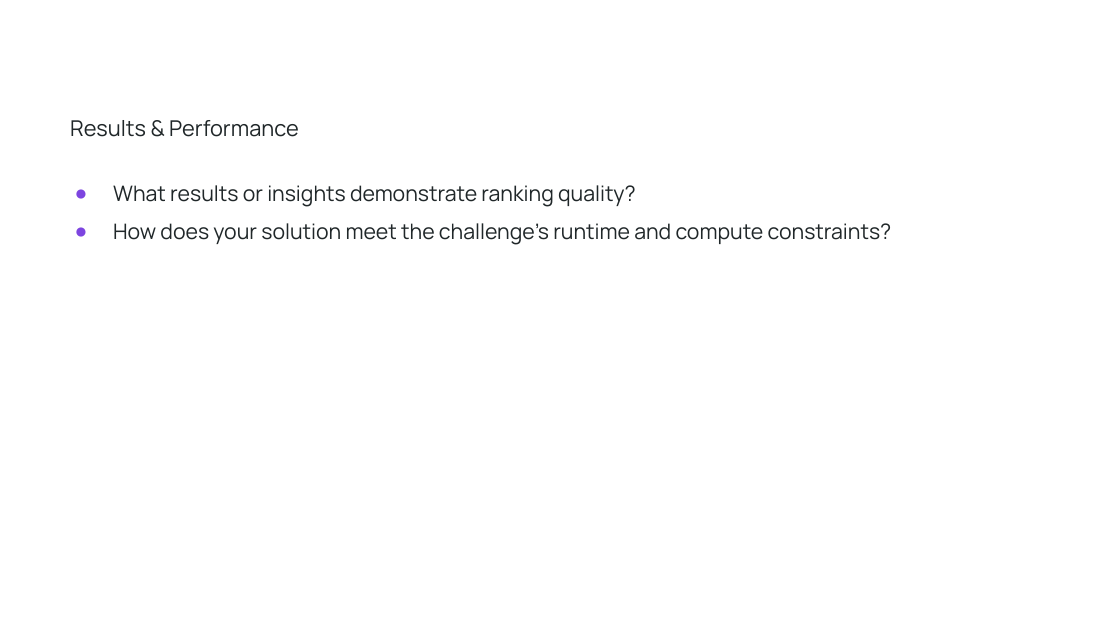
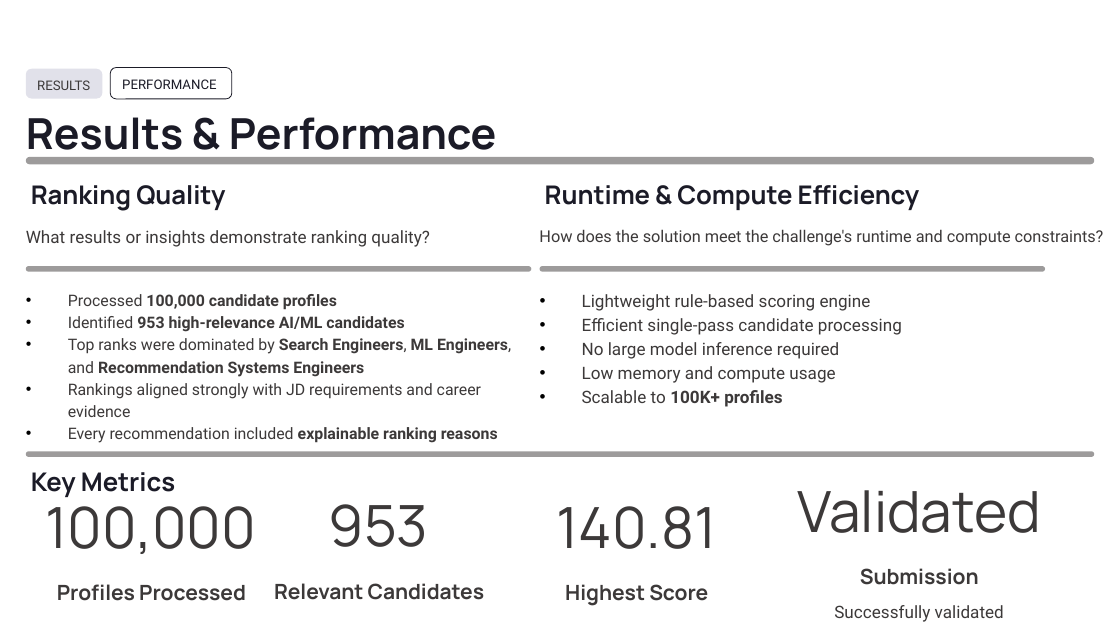
Before and after one commit to Ayush-eng-ai/Data_Analysis_Projects, a slide deck: slide 8 of Hackathon_Projects/Redrob-Hackathon/ppt/Idea Submission Template _ Redrob.pptx. Drawn at 1120x630 pixels with LibreOffice and Linux fonts; fonts in the diff are those of the drawing; background and template pictures are left out. Boxes give left, top, right and bottom in pixels: in the first picture for what was removed or moved away, otherwise in the second. Text is boxed around its words. In the diff, an @@ line names an element or a change of style, - is before the commit and + after.

```diff
--- a/Hackathon_Projects/Redrob-Hackathon/ppt/Idea Submission Template _ Redrob.pptx
+++ b/Hackathon_Projects/Redrob-Hackathon/ppt/Idea Submission Template _ Redrob.pptx
@@ rounded rectangle added at (26,68,102,99), fill #E1E1EA @@
@@ text added at (37,80,90,90), 8.5 pt, text #3C3939 @@
+RESULTS
@@ rounded rectangle added at (110,67,232,99), outline #1B1B27 0.5 pt @@
@@ text added at (122,79,216,89), 8.5 pt, text #1B1B27 @@
+PERFORMANCE
@@ text "Results & Performance": place and size @@
-text "Results & Performance" at (70,120,299,137)
+text "Results & Performance" at (26,117,497,161)
@@ text "Results & Performance" at (26,117,497,161): size 14 to 27.5 pt, text colour #202729 to #1B1B27, bold on; line spacing 1.15 to 1.04; less space between paragraphs @@
@@ rounded rectangle added at (26,157,1094,165), fill #3C3939 at 50% opacity @@
@@ text added at (31,185,225,211), 16.5 pt, text #1B1B27, bold @@
+Ranking Quality
@@ text added at (545,185,920,210), 16.5 pt, text #1B1B27, bold @@
+Runtime & Compute Efficiency
@@ text added at (26,230,430,247), 11 pt, text #3C3939 @@
+What results or insights demonstrate ranking quality?
@@ text at (539,229,1104,246): text changed; size 13.7 to 10.5 pt; font Manrope to Roboto; text colour #202729 to #3C3939 @@
-● What results or insights demonstrate ranking quality?
-● How does your solution meet the challenge's runtime and compute constraints?
+How does the solution meet the challenge's runtime and compute constraints?
@@ rounded rectangle added at (26,267,531,272), fill #3C3939 at 50% opacity @@
@@ rounded rectangle added at (540,267,1045,272), fill #3C3939 at 50% opacity @@
@@ text added at (68,294,511,443), 10.2 pt, text #3C3939, bold @@
+• Processed 100,000 candidate profiles
+• Identified 953 high-relevance AI/ML candidates
+• Top ranks were dominated by Search Engineers, ML Engineers, and Recommendation Systems Engineers
+• Rankings aligned strongly with JD requirements and career evidence
+• Every recommendation included explainable ranking reasons
@@ text added at (582,294,902,407), 11 pt, text #3C3939 @@
+• Lightweight rule-based scoring engine
+• Efficient single-pass candidate processing
+• No large model inference required
+• Low memory and compute usage
+• Scalable to 100K+ profiles
@@ rounded rectangle added at (26,451,1094,457), fill #3C3939 at 50% opacity @@
@@ text added at (31,472,175,497), 16.5 pt, text #1B1B27, bold @@
+Key Metrics
@@ text added at (46,495,256,554), 36.5 pt, text #3C3939 @@
+100,000
@@ text added at (329,504,428,547), 36.5 pt, text #3C3939 @@
+953
@@ text added at (557,506,717,549), 36.5 pt, text #3C3939 @@
+140.81
@@ text added at (798,490,1041,533), 36.5 pt, text #3C3939 @@
+Validated
@@ text added at (860,568,979,585), 13.5 pt, text #3C3939, bold @@
+Submission
@@ text added at (57,584,246,601), 13.5 pt, text #3C3939, bold @@
+Profiles Processed
@@ text added at (274,583,484,600), 13.5 pt, text #3C3939, bold @@
+Relevant Candidates
@@ text added at (565,584,708,606), 13.5 pt, text #3C3939, bold @@
+Highest Score
@@ text added at (834,605,1004,622), 11 pt, text #3C3939 @@
+Successfully validated
```
Also in this commit, not shown: 2 other slides changed, 7 slides added, 7 slides removed, 1 other file.
